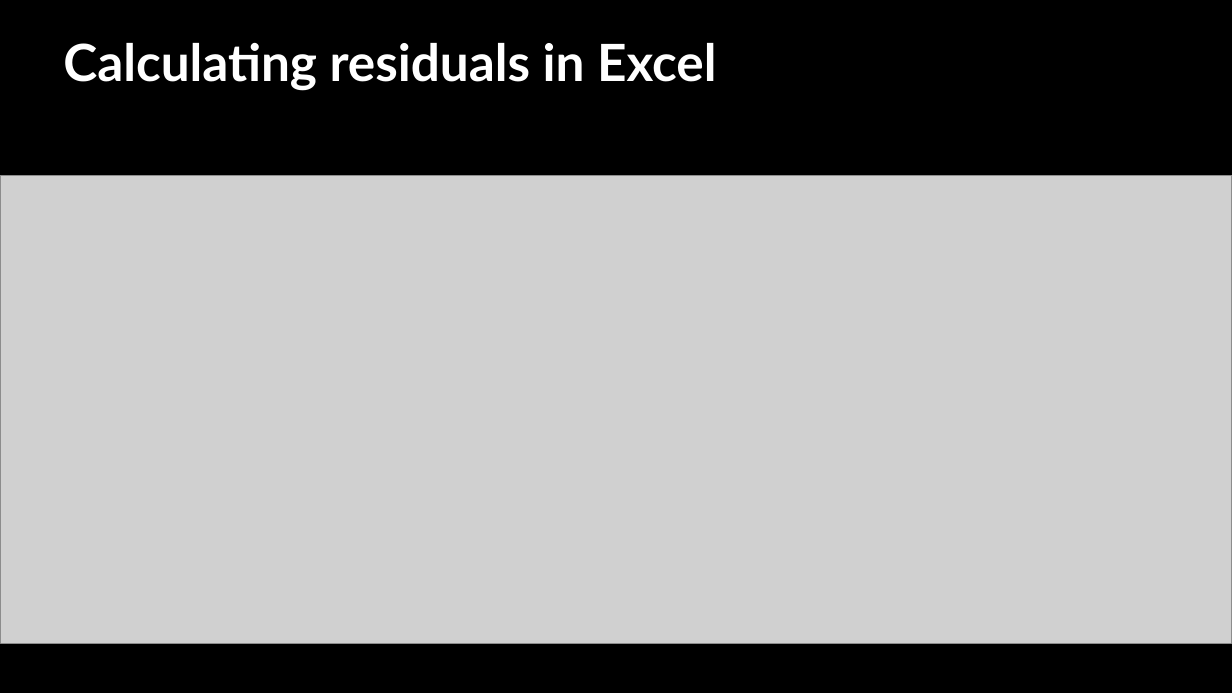
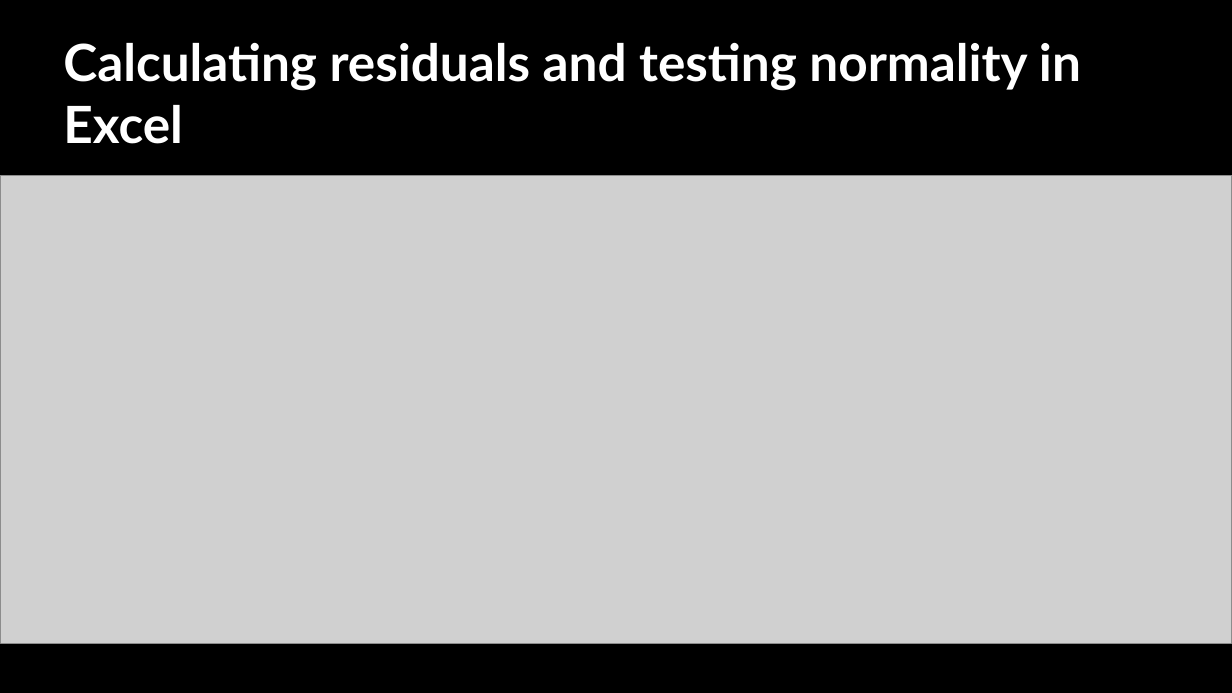
Before and after one commit to jshannon75/geog4300, a slide deck: slide 7 of in_class_slides/geog4300_W11-1 Univariate regression.pptx. Drawn at 1232x693 pixels with LibreOffice and Linux fonts; fonts in the diff are those of the drawing; grey boxes stand for pictures; background and template pictures are left out. Boxes give left, top, right and bottom in pixels: in the first picture for what was removed or moved away, otherwise in the second. Text is boxed around its words. In the diff, an @@ line names an element or a change of style, - is before the commit and + after.

```diff
--- a/in_class_slides/geog4300_W11-1 Univariate regression.pptx
+++ b/in_class_slides/geog4300_W11-1 Univariate regression.pptx
@@ text at [63,43,1081,144]: text changed @@
-Calculating residuals in Excel
+Calculating residuals and testing normality in Excel
```
Also in this commit, not shown: 1 slide added.
